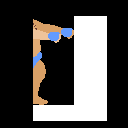
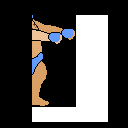
Layered file, before and after one edit (128px x 128px). Changes by layer:
painted on "R_forarm" over bbox(74, 44, 76, 57)
painted on "R_toparm" over bbox(36, 36, 62, 55)
painted on "R_foot" over bbox(34, 121, 58, 122)
painted on "R_lowleg" over bbox(33, 97, 50, 107)
painted on "R_topleg" over bbox(32, 72, 49, 104)
moved "Head" above "Pelvis", painted on it over bbox(44, 24, 67, 42)
painted on "Pelvis" over bbox(32, 66, 76, 92)
painted on "Body" over bbox(35, 31, 75, 87)
painted on "L_foot" over bbox(58, 121, 82, 122)
painted on "L_lowleg" over bbox(57, 105, 74, 107)
painted on "L_topleg" over bbox(74, 72, 76, 104)
painted on "L_forarm" over bbox(74, 39, 76, 52)
painted on "L_toparm" over bbox(52, 32, 76, 51)
